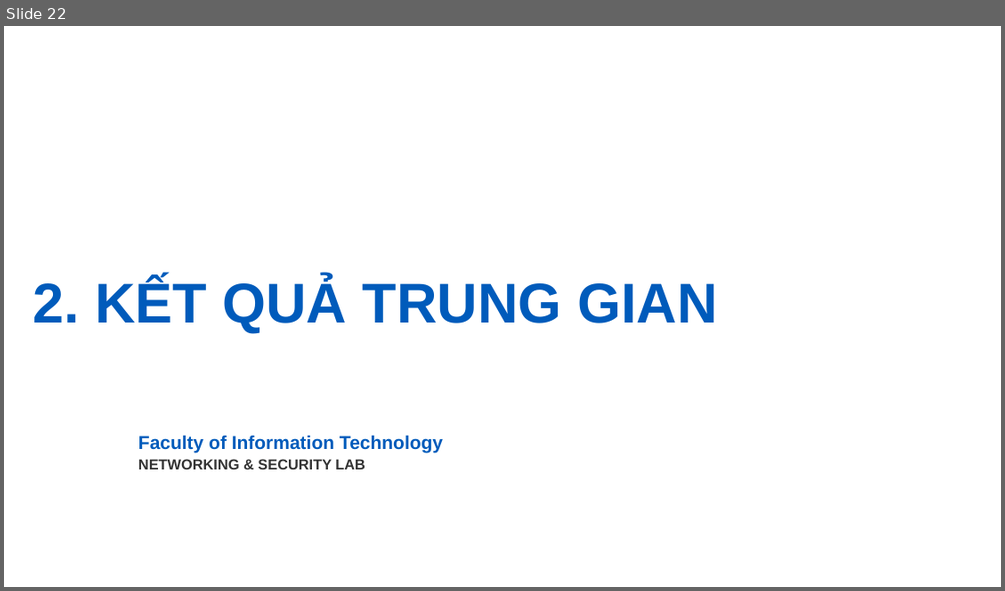
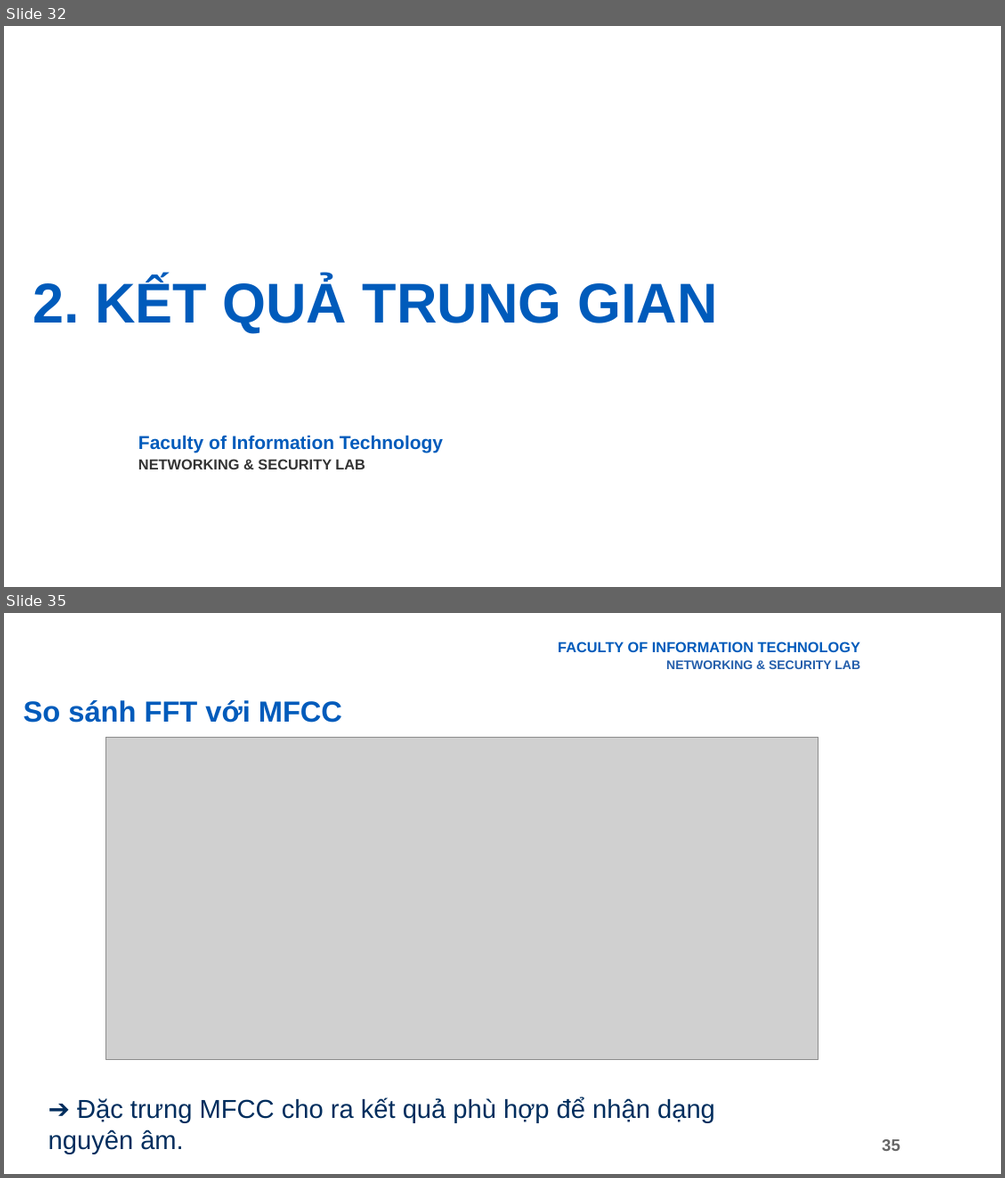
Before and after one commit to giabao2807/digital-signal-processing, a slide deck: abc/Final.pptx. Shown one above the other, each under a label of ours: slide 22 before the commit, slides 32 and 35 after it; the slides between them are not shown. The pictures are 1005x591 and 1005x1178 pixels, drawn with LibreOffice and Linux fonts; fonts in the diff are those of the drawing; grey boxes stand for pictures; background and template pictures are left out. Boxes give left, top, right and bottom in pixels: in the first picture for what was removed or moved away, otherwise in the second. Text is boxed around its words. In the diff, an @@ line names an element or a change of style, - is before the commit and + after.

```diff
--- a/abc/Final.pptx
+++ b/abc/Final.pptx
@@ slide 35 added at <box>4,613,1001,1174</box>, background picture (left out) @@
@@ text added at <box>558,641,860,669</box>, 14 pt, text #005BBB, bold @@
+FACULTY OF INFORMATION TECHNOLOGY
+NETWORKING & SECURITY LAB
@@ title added at <box>24,700,342,722</box>, 28 pt, text #005BBB, bold @@
+So sánh FFT với MFCC
@@ picture added at <box>105,737,817,1060</box> @@
@@ text added at <box>48,1097,715,1154</box>, 25 pt, text #002D5E @@
+➔ Đặc trưng MFCC cho ra kết quả phù hợp để nhận dạng nguyên âm.
@@ page number added at <box>882,1139,900,1151</box>, 16 pt, text #666666, bold @@
+35
@@ what was slide 22 is now slide 32 @@
```
Also in this commit, not shown: 8 slides changed, 9 other slides added, 1 slide removed, 10 other files.
